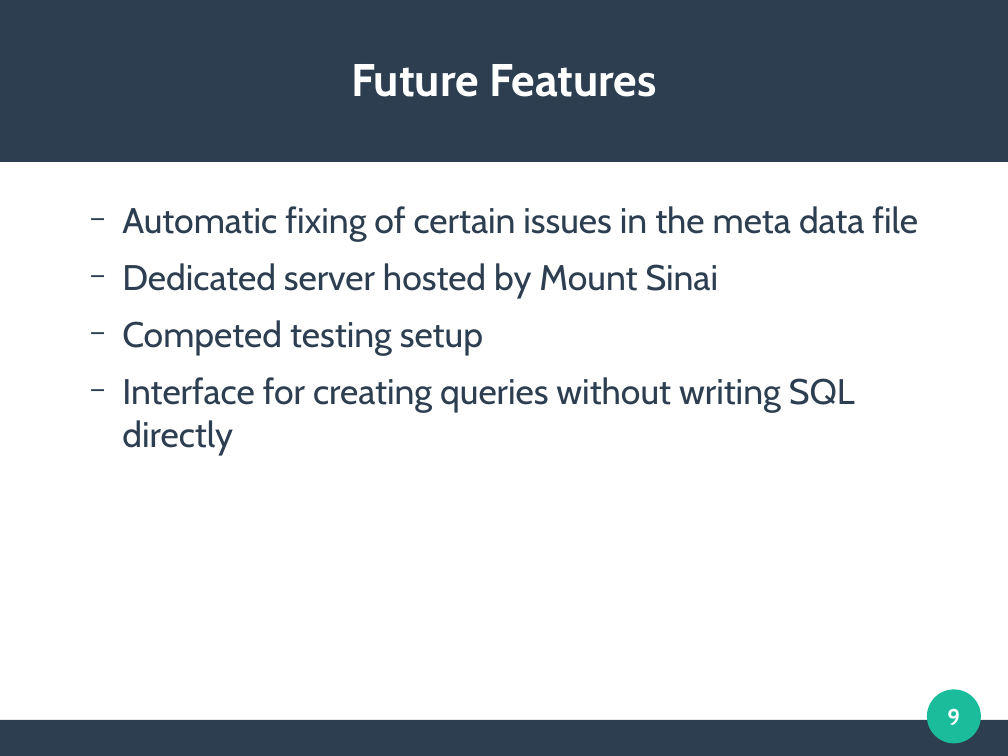
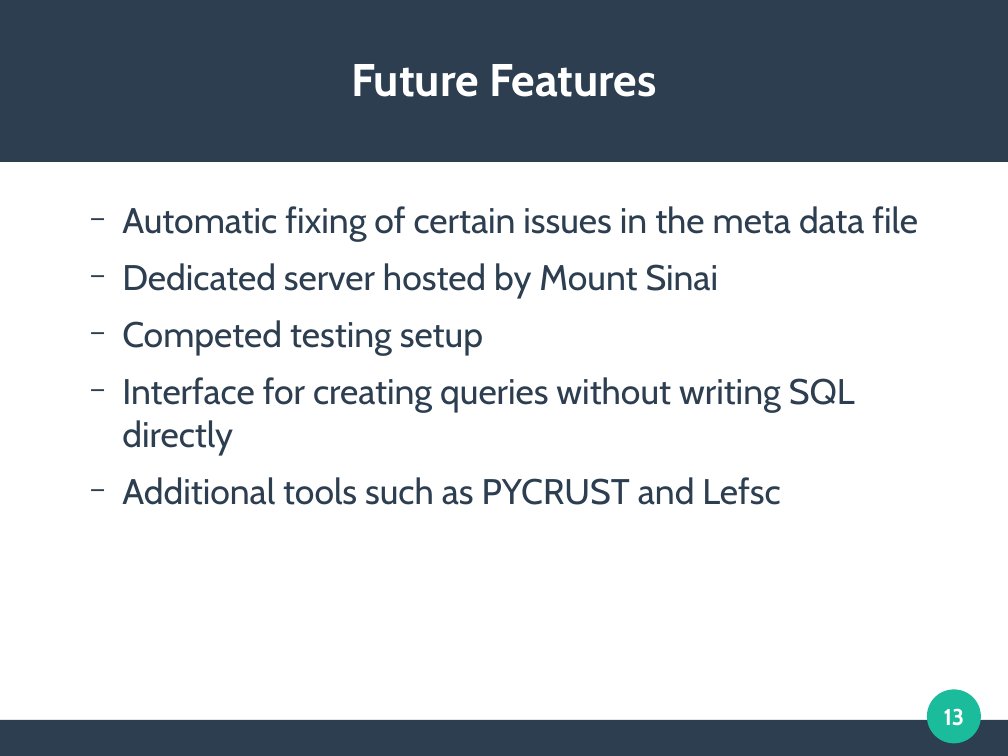
Before and after one commit to clemente-lab/mmeds-meta, a slide deck: slide 13 of sql/mmeds.odp (slide 9 before the commit). Drawn at 1008x756 pixels with LibreOffice and Linux fonts; fonts in the diff are those of the drawing. Boxes give left, top, right and bottom in pixels: in the first picture for what was removed or moved away, otherwise in the second. Text is boxed around its words. In the diff, an @@ line names an element or a change of style, - is before the commit and + after.

```diff
--- a/sql/mmeds.odp
+++ b/sql/mmeds.odp
@@ text at [122,477,780,505]: paragraph added @@
+  − Additional tools such as PYCRUST and Lefsc
@@ page number at [944,708,965,726]: text changed @@
-9
+13
```
Also in this commit, not shown: 2 other slides changed, 6 slides added, 5 other files.
